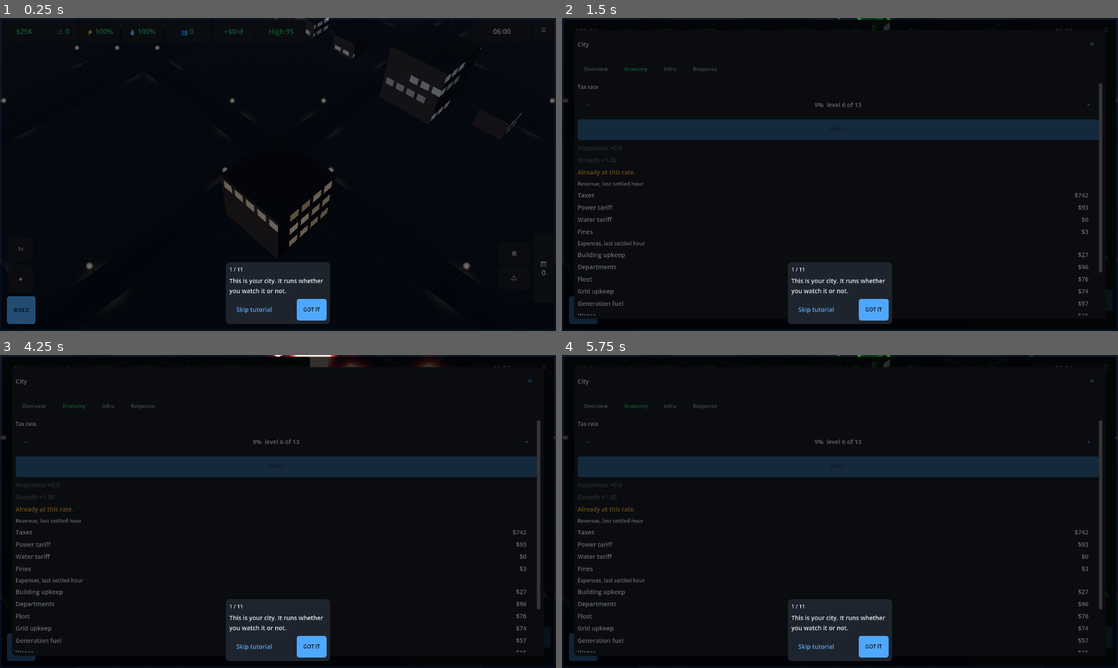
Above: before the commit, frames 1-4 (two rows, left to right).
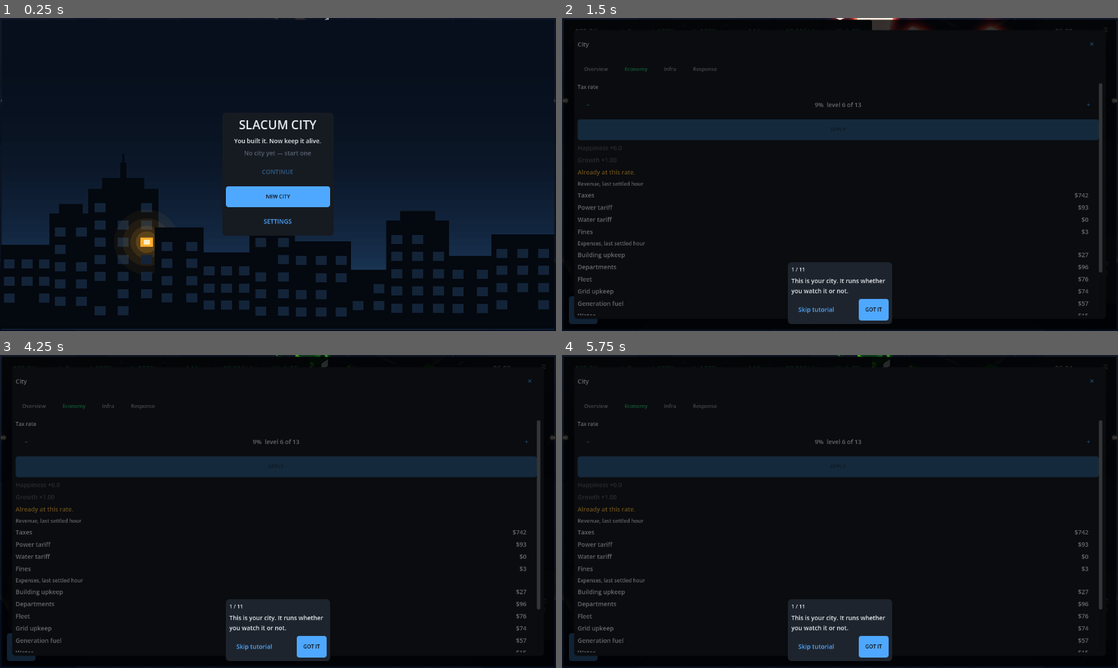
Above: after the commit, the same moments.

Repository: TechBran/slacum-city
Game: Godot game, scene res://game/main.tscn
Two runs of this game, one before a commit and one after it. Both use one fixed random seed, a clock stepped at 60 frames per second and the inputs below.
Inputs (mouse positions are in pixels of both pictures, inside the frame that each line leads up to):
- Up to frame 1 (0.25 s): no input
- Up to frame 2 (1.5 s): click (840, 196) at 0.5 s, where only the run after the commit has a clickable "NEW CITY"; click "$25.3K" at 1.25 s
- Up to frame 3 (4.25 s): click "⚠ 0" at 2 s; click "⚡ 100%" at 2.75 s; click "💧 100%" at 3.5 s
- Up to frame 4 (5.75 s): click "👥 144" at 4.25 s; click "+$8,016/d" at 5 s

The runs differ from the first frame. In frame 1, 30% of the frame differs, in the area x 0-100%, y 0-100%; in frame 2, 0.4%; in frame 3, 0.4%; in frame 4, less than 0.1%.

Commit message:
Integrate Wave 7: title door, save-section ladder hooks, clean-exit sentinel
Shell integration over the five merged Wave-7 branches:
- Title door wired: clean player launches present the title (CONTINUE /
  NEW CITY / SETTINGS) over the paused founding city; --resume and crash
  recovery skip it; CONTINUE loads through the same resync path as the
  in-game load; NEW CITY archives the old city per the door's slot ruling.
- Clean-exit sentinel actually marked: mark_clean_exit() had NO callers, so
  every boot ever taken was "unclean" and entered via crash recovery. Now
  marked on pause-save, quit-menu save, window close, and dev screenshot
  exits; re-armed on resume (new CrashSentinel.arm()).
- Founding-city protection: lifecycle saves stand down while the door is up
  (AndroidLifecycle.save_enabled), window-close skips the commit, and resume
  catch-up is skipped — the founding city under the door can never overwrite
  the player's autosave.
- Lifecycle saves tagged "pause" through SaveService.autosave(reason).
- CitySim save-section ladder hooks (save_section_version /
  migrate_save_section, v1) per doc 08 §2.8.
- Doc 91 defect table conflict resolved taking the newest row of each
  defect (D-14 MEDIUM merge fixed + D-16 residual; D-15 coarse-path fixed).

Suite: 1,662 tests / 473,005 asserts, 0 failed. Title door verified
rendering with CONTINUE/NEW CITY/SETTINGS over the skyline.

Co-Authored-By: Claude Fable 5 <noreply@anthropic.com>
Claude-Session: https://claude.ai/code/session_016V1Lu8kx1mfpeLa7xidnwc

Diff:
--- a/game/android_lifecycle.gd
+++ b/game/android_lifecycle.gd
@@ -50,6 +50,10 @@
 var save_service: SaveService
 ## The live sim. Only ever handed to `SaveService`; never read here.
 var sim: Object
+## False while the shell holds a world that must never be committed — today
+## that is the title door, where the founding city idles underneath and a
+## lifecycle save would overwrite the player's newest autosave with it.
+var save_enabled: bool = true
 ## doc 08 §2.13's notification planner, optional. When set, the pause sequence
 ## runs its scheduling pass (`plan_for_background`) and the resume sequence
 ## cancels and re-plans — the two moments the doc names, and the only two places
@@ -254,9 +258,11 @@
 
 
 func _autosave() -> bool:
-	if save_service == null or sim == null:
+	if save_service == null or sim == null or not save_enabled:
 		return false
-	save_service.autosave(sim)
+	# Doc 13 §2.2 step 3: lifecycle saves are `pause`-class, and the reason
+	# rides `manifest.active.reason` so the ladder can tell them apart.
+	save_service.autosave(sim, "pause")
 	return save_service.last_error == ""
 
 
--- a/game/crash_sentinel.gd
+++ b/game/crash_sentinel.gd
@@ -84,6 +84,13 @@
 	var flag := _flag_path()
 	if FileAccess.file_exists(flag):
 		DirAccess.remove_absolute(flag)
+
+
+## Re-arm after a resume: [mark_clean_exit] deleted the flag while the app sat
+## paused with its city committed. From the moment play resumes, a kill is an
+## unclean exit again, so the flag goes back down.
+func arm() -> void:
+	_write_flag()
 
 
 ## One line of context for the next incident file. Ring-buffered, so a long
--- a/game/main.gd
+++ b/game/main.gd
@@ -60,6 +60,8 @@
 var _hud_net_per_hour := 0.0
 var _last_overlay_minute := -1
 var _resumed_slot := -1   # >= 0 when this session restored a save at boot
+var _want_title := false  # clean player launch → the title door owns the load
+var _title_up := false    # true while the door is showing; gates saves + catch-up
 var _render_data: Dictionary = {}
 var _road_node: MultiMeshInstance3D
 
@@ -105,14 +107,26 @@
 	# that actually PARSES rather than merely the newest.
 	crash_sentinel = CrashSentinel.new()
 	var user_args := OS.get_cmdline_user_args()
-	if crash_sentinel.boot():
+	var unclean := crash_sentinel.boot()
+	# The title door opens on every clean player launch (doc 12 §2.19). Crash
+	# recovery and --resume dev runs skip it and load directly; the door's own
+	# CONTINUE is what performs the load on the plain path.
+	_want_title = not unclean and not user_args.has("--resume") \
+			and (user_args.is_empty() or user_args.has("--title"))
+	if unclean:
 		var recovery_slot := crash_sentinel.recovery_slot(save_service)
 		if recovery_slot >= 0 and save_service.load_slot(sim_host.sim, recovery_slot):
 			_resumed_slot = recovery_slot
 		push_warning("[crash] unclean exit #%d; breadcrumb %s"
 				% [crash_sentinel.unclean_exits, crash_sentinel.breadcrumb_path()])
-	elif user_args.is_empty() or user_args.has("--resume"):
+	elif not _want_title and (user_args.is_empty() or user_args.has("--resume")):
 		_resumed_slot = save_service.load_latest(sim_host.sim)
+	if _resumed_slot >= 0 and save_service.last_load_recovered:
+		# Doc 08 §2.9's recovery UX: say what generation the ladder fell back to.
+		push_warning("[save] recovered from a checkpoint; %d sim-minutes lost%s"
+				% [save_service.last_load_lost_minutes,
+				"" if save_service.repair_notes.is_empty()
+				else " (%d repairs)" % save_service.repair_notes.size()])
 
 	_build_environment(render_data)
 	_build_ground()
@@ -680,7 +694,19 @@
 	}
 	if root.onboarding != null and root.onboarding.model != null:
 		root.onboarding.model.set_regions(tutorial_regions)
-	if _resumed_slot < 0:
+	if _want_title:
+		# The title door (doc 12 §2.19): the world idles paused underneath; the
+		# shell loads/founds only when the door says so. Lifecycle saves stand
+		# down too — the founding city under the door must never be committed
+		# over the player's autosave.
+		root.title_continue.connect(_on_title_continue)
+		root.title_new_game.connect(_on_title_new_game)
+		sim_host.paused = true
+		_title_up = true
+		if android_lifecycle != null:
+			android_lifecycle.save_enabled = false
+		root.present_title()
+	elif _resumed_slot < 0:
 		root.start_onboarding(tutorial_regions)
 
 
@@ -922,7 +948,22 @@
 	# Single-scene game: quit means save, then close. The view only asks.
 	if save_service != null:
 		save_service.autosave(sim_host.sim)
+		if save_service.last_error == "" and crash_sentinel != null:
+			crash_sentinel.mark_clean_exit()
 	get_tree().quit()
+
+
+func _notification(what: int) -> void:
+	if what != NOTIFICATION_WM_CLOSE_REQUEST:
+		return
+	# Desktop window close (and Android task close): same contract as the quit
+	# menu — commit, then mark clean. Skipped under the title door, where the
+	# only world held is the founding city and committing it would overwrite
+	# the player's autosave.
+	if save_service != null and sim_host != null and not _title_up:
+		save_service.autosave(sim_host.sim)
+		if save_service.last_error == "" and crash_sentinel != null:
+			crash_sentinel.mark_clean_exit()
 
 
 func _on_ui_setting_changed(key: StringName, _value: Variant) -> void:
@@ -973,6 +1014,47 @@
 	_refresh_hud()
 
 
+func _on_title_continue(slot: int) -> void:
+	var ok := slot >= 0 and save_service.load_slot(sim_host.sim, slot)
+	if not ok:
+		ok = save_service.load_latest(sim_host.sim) >= 0
+	if not ok:
+		ui_root.push_toast(UIWidgets.t(ui_root.config, "ui_saves_failed"),
+				HudModel.STATE_CRITICAL)
+		ui_root.refresh_title()
+		return   # the door survives a corrupt save
+	_resumed_slot = slot
+	_on_ui_save_loaded(slot)
+	ui_root.set_city_level(sim_host.sim.progression.city_level)
+	ui_root.dismiss_title()
+	sim_host.paused = false
+	_title_up = false
+	if android_lifecycle != null:
+		android_lifecycle.save_enabled = true
+
+
+func _on_title_new_game(slot: int) -> void:
+	# `slot` is where the OLD city goes (the door's replace/archive ruling), or
+	# -1 when there is nothing worth keeping.
+	if slot >= 0:
+		var founding: Dictionary = sim_host.sim.canonical_capture()
+		var from := save_service.latest_slot()
+		if from >= 0 and save_service.load_slot(sim_host.sim, from):
+			save_service.save_slot(sim_host.sim, slot)
+		sim_host.sim.restore_state(founding)
+		_resync_world_views()
+	_resumed_slot = -1
+	ui_root.dismiss_title()
+	sim_host.paused = false
+	_title_up = false
+	if android_lifecycle != null:
+		android_lifecycle.save_enabled = true
+	ui_root.start_onboarding({
+		"tutorial_lot_a": sim_host.sim.loader.resolve_tag("tutorial_lot_a")["tile_global"],
+		"tutorial_lot_b": sim_host.sim.loader.resolve_tag("tutorial_lot_b")["tile_global"]})
+	save_service.autosave(sim_host.sim)   # stake the rotation for the new city
+
+
 ## Re-scan the tile grid for FLAG_ROAD and rebuild the slab MultiMesh — fired
 ## on `road_graph_changed` / `block_roads_stamped` and after a mid-session load.
 func _rebuild_road_multimesh() -> void:
@@ -1122,7 +1204,13 @@
 			else AudioService.UI_DENY)
 
 
-func _on_app_paused(_saved: bool) -> void:
+func _on_app_paused(saved: bool) -> void:
+	# The pause save committed the city, so a kill from here on is a CLEAN exit
+	# (doc 13 §2.11 — the flag comes back down in `_on_app_resumed`). Without
+	# this, every launch ever made was "unclean" and the recovery path was the
+	# only door into the game.
+	if saved and crash_sentinel != null:
+		crash_sentinel.mark_clean_exit()
 	var sim := sim_host.sim
 	_before_snapshot = {"treasury": sim.treasury.balance,
 			"population": sim.population.city_population,
@@ -1136,6 +1224,10 @@
 ## `advance_coarse_n`'s hour-alignment contract on 239 of 240 tick offsets
 ## (doc 91 D-1); the planner emits segments that always land on boundaries.
 func _on_app_resumed(elapsed_wall_s: float) -> void:
+	if crash_sentinel != null:
+		crash_sentinel.arm()
+	if _title_up:
+		return   # the title door is up; nothing underneath is owed catch-up
 	var sim := sim_host.sim
 	var plan: Dictionary = CatchUpPlanner.plan(int(elapsed_wall_s * 1000.0),
 			sim.clock.residual_game_ms, sim.clock.tick_index)
@@ -1342,6 +1434,8 @@
 			image.save_png(_screenshot_path)
 			print("screenshot saved: ", _screenshot_path,
 					" render_buildings=", render_model.building_count())
+			if crash_sentinel != null:
+				crash_sentinel.mark_clean_exit()  # dev exits are not crashes
 			get_tree().quit()
 
 
--- a/game/save_service.gd
+++ b/game/save_service.gd
@@ -190,8 +190,8 @@
 ## exit that ate this write falls through to the generation before it, which is
 ## what the two-slot shadow used to buy at a quarter of the depth and with no
 ## digest to prove the fallback was ever whole.
-func autosave(sim: Object) -> void:
-	var meta := save_slot(sim, AUTOSAVE_SLOT, "autosave")
+func autosave(sim: Object, reason: String = "autosave") -> void:
+	var meta := save_slot(sim, AUTOSAVE_SLOT, reason)
 	if not meta.is_empty():
 		last_autosave_unix = int(meta["saved_at_unix"])
 		last_autosave_slot = AUTOSAVE_SLOT
--- a/sim/city_sim.gd
+++ b/sim/city_sim.gd
@@ -582,6 +582,27 @@
 ## criterion 8). restore_state() decodes transparently.
 func canonical_capture() -> Dictionary:
 	return _encode_floats(capture_state())
+
+
+## Doc 08 §2.8: this body's own ladder position, independent of the envelope's
+## `schema_version`. Bumping it IS "the city section changed shape".
+const SAVE_SECTION_VERSION := 1
+
+
+func save_section_version() -> int:
+	return SAVE_SECTION_VERSION
+
+
+## Doc 08 §2.8's rules: TOTAL (never fails — missing input means a documented
+## default), additive-first (a removed field is ignored for one version before
+## it is dropped), and it NEVER reads `data/`, because the tables will have
+## moved on by the time an old save arrives.
+func migrate_save_section(body: Dictionary, from_version: int) -> Dictionary:
+	var version := from_version
+	while version < SAVE_SECTION_VERSION:
+		# match version: 1: body = _v1_to_v2(body)
+		version += 1
+	return body
 
 
 static func _encode_floats(value: Variant) -> Variant:
Not shown, added: tests/test_ui_title.gd.uid
